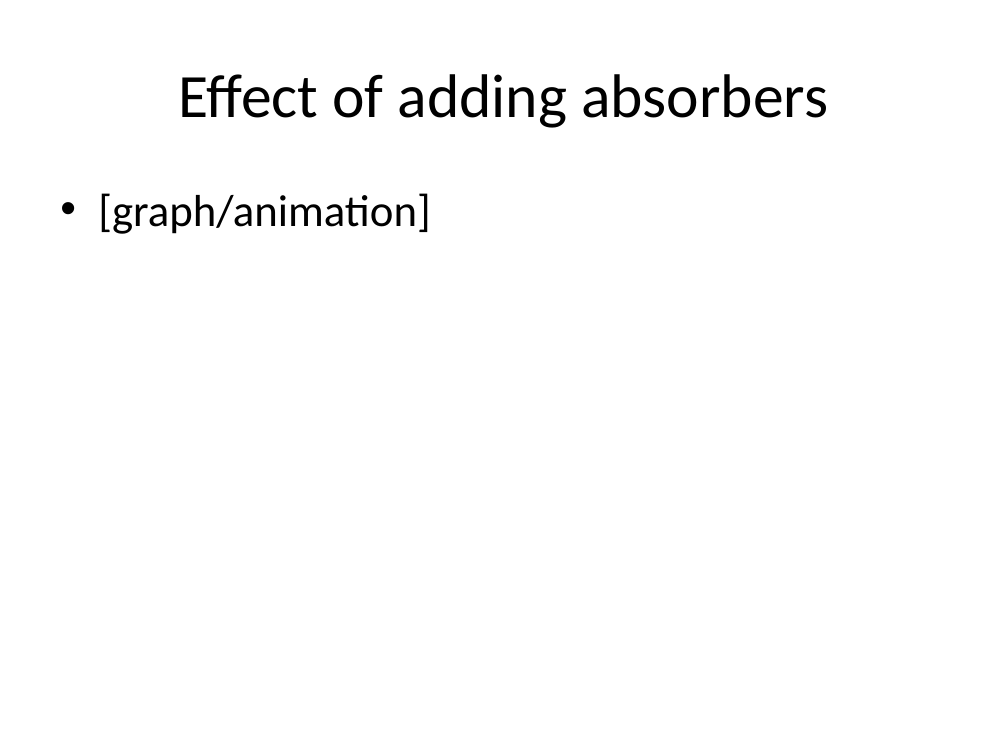
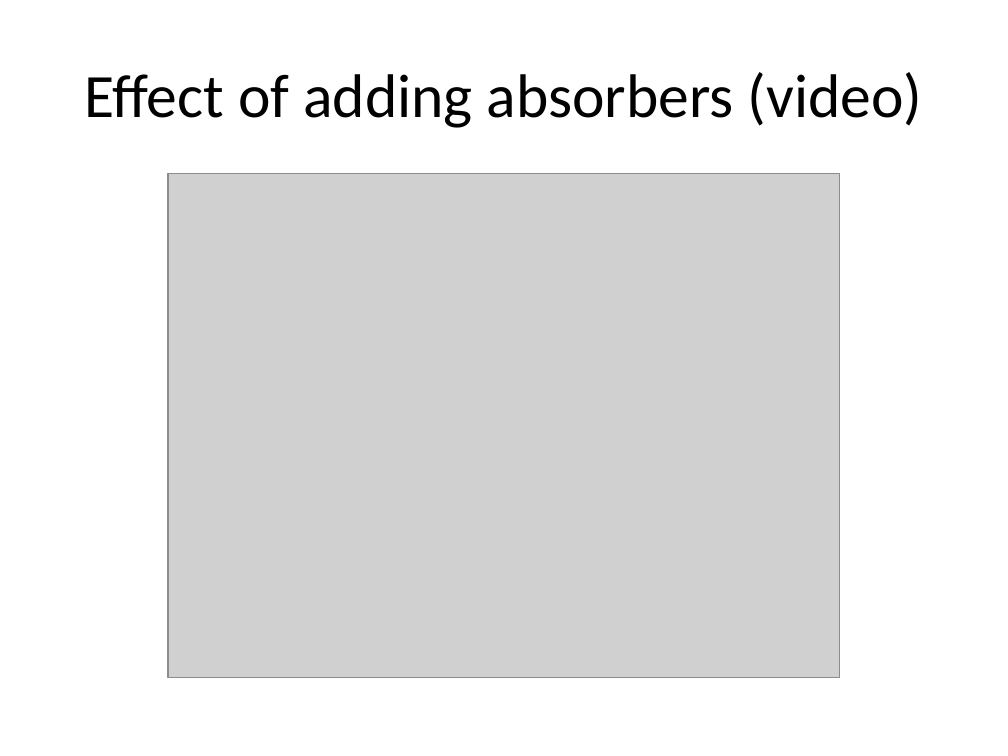
Before and after one commit to eric-wieser/cued-icw, a slide deck: slide 14 of powerpoint.pptx. Drawn at 1008x756 pixels with LibreOffice and Linux fonts; fonts in the diff are those of the drawing; grey boxes stand for pictures. Boxes give left, top, right and bottom in pixels: in the first picture for what was removed or moved away, otherwise in the second. Text is boxed around its words. In the diff, an @@ line names an element or a change of style, - is before the commit and + after.

```diff
--- a/powerpoint.pptx
+++ b/powerpoint.pptx
@@ title at bbox=[84, 72, 923, 128]: text changed @@
-Effect of adding absorbers
+Effect of adding absorbers (video)
@@ picture added at bbox=[168, 173, 841, 677] @@
@@ text removed at bbox=[98, 193, 430, 234] @@
-• [graph/animation]
```
Also in this commit, not shown: 5 other slides changed, 8 slides added, 2 slides removed.
